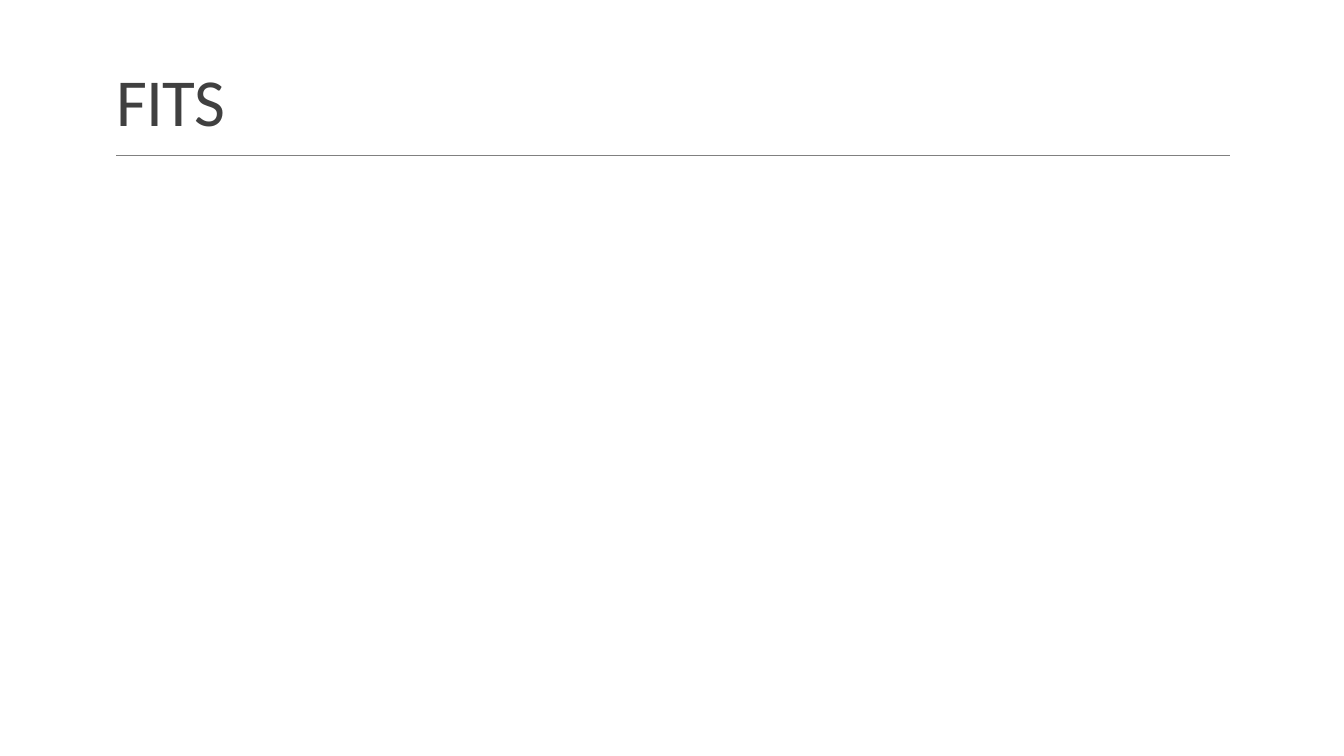
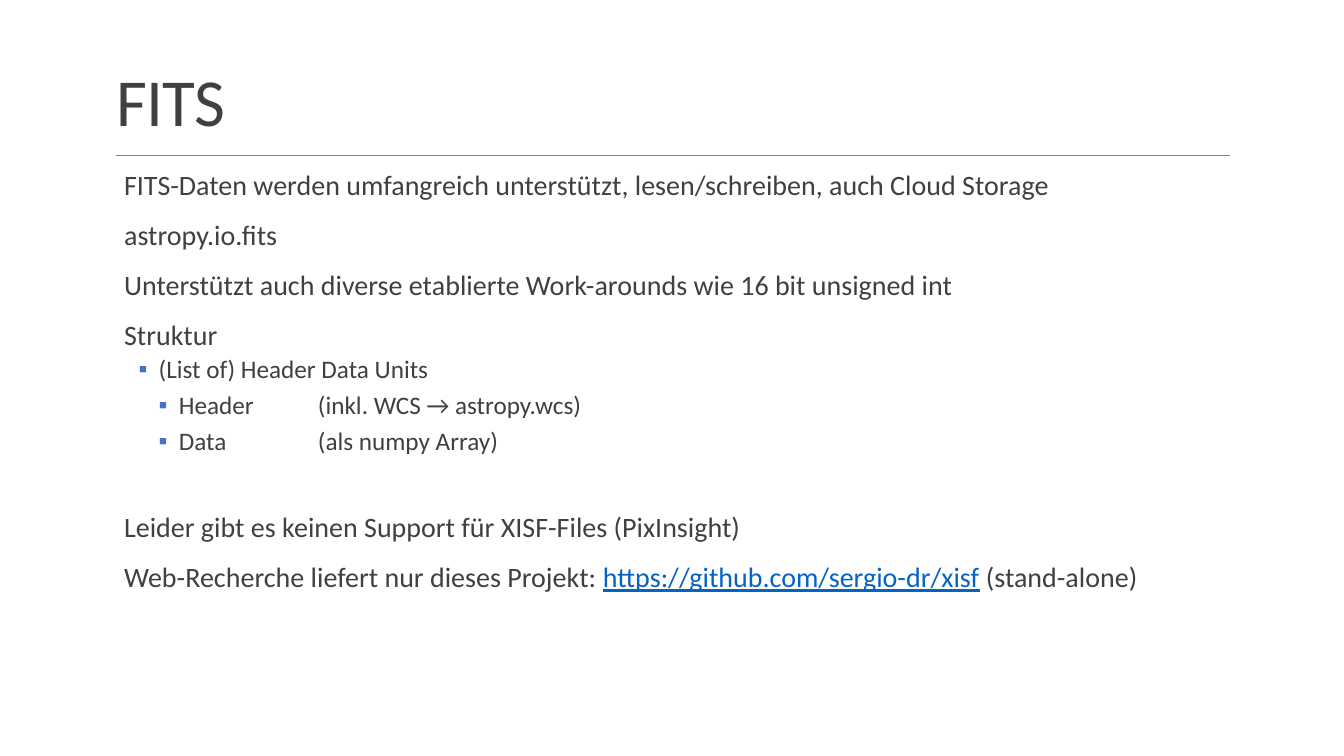
Before and after one commit to phtnnz/astropy-workbench, a slide deck: slide 8 of doc/Astropy-and-Friends.pptx. Drawn at 1344x756 pixels with LibreOffice and Linux fonts; fonts in the diff are those of the drawing; background and template pictures are left out. Boxes give left, top, right and bottom in pixels: in the first picture for what was removed or moved away, otherwise in the second. Text is boxed around its words. In the diff, an @@ line names an element or a change of style, - is before the commit and + after.

Commit message:
Update

```diff
--- a/doc/Astropy-and-Friends.pptx
+++ b/doc/Astropy-and-Friends.pptx
@@ text added at (124, 175, 1137, 592), 20 pt, text #404040 @@
+  FITS-Daten werden umfangreich unterstützt, lesen/schreiben, auch Cloud Storage
+  astropy.io.fits
+  Unterstützt auch diverse etablierte Work-arounds wie 16 bit unsigned int
+  Struktur
+  ▪ (List of) Header Data Units
+    ▪ Header (inkl. WCS → astropy.wcs)
+    ▪ Data (als numpy Array)
+  Leider gibt es keinen Support für XISF-Files (PixInsight)
+  Web-Recherche liefert nur dieses Projekt: https://github.com/sergio-dr/xisf (stand-alone)
```
Also in this commit, not shown: 2 other slides changed.
